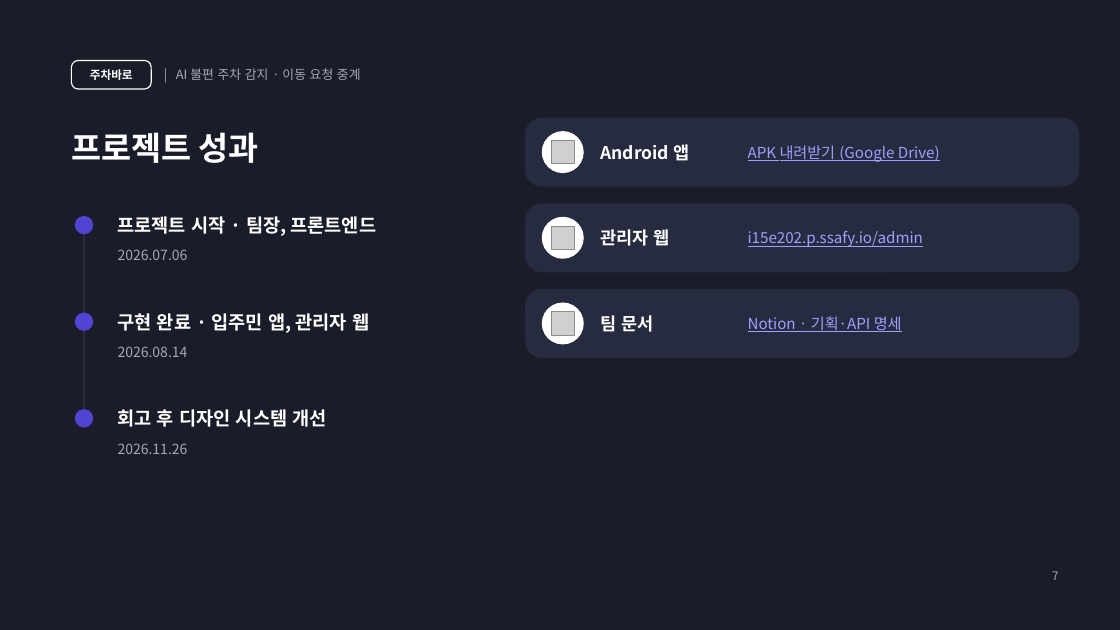
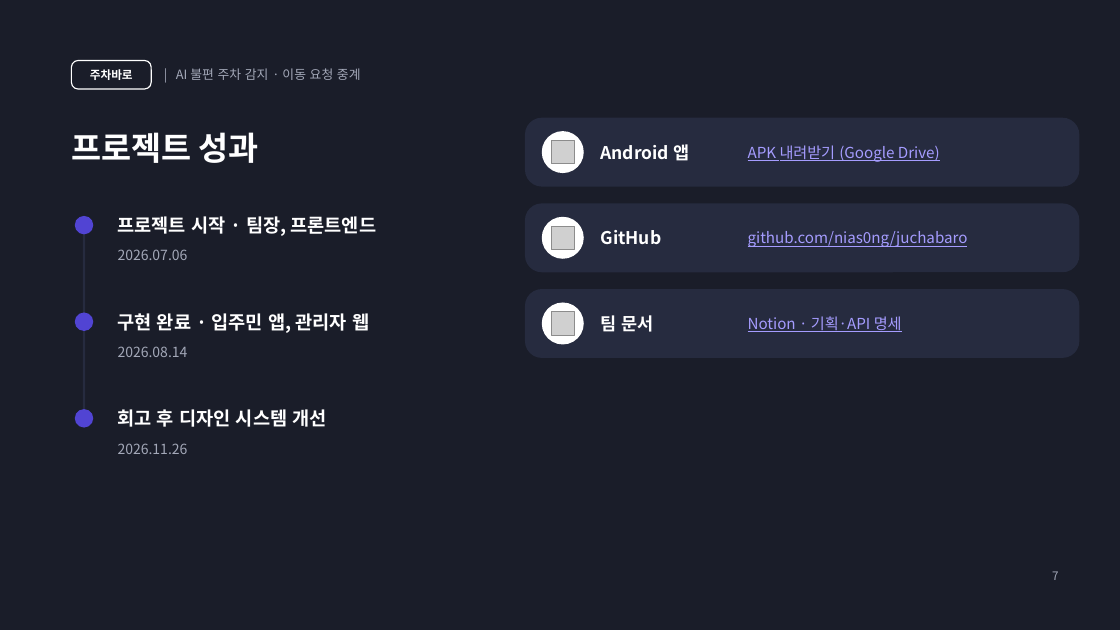
Before and after one commit to nias0ng/juchabaro, a slide deck: slide 7 of frontend/baro-app/docs/design-system/portfolio/deck/주차바로-포트폴리오.pptx. Drawn at 1120x630 pixels with LibreOffice and Linux fonts; fonts in the diff are those of the drawing; grey boxes stand for pictures. Boxes give left, top, right and bottom in pixels: in the first picture for what was removed or moved away, otherwise in the second. Text is boxed around its words. In the diff, an @@ line names an element or a change of style, - is before the commit and + after.

```diff
--- a/frontend/baro-app/docs/design-system/portfolio/deck/주차바로-포트폴리오.pptx
+++ b/frontend/baro-app/docs/design-system/portfolio/deck/주차바로-포트폴리오.pptx
@@ text at (601, 230, 662, 244): text changed @@
-관리자 웹
+GitHub
@@ text at (748, 231, 968, 247): text changed @@
-i15e202.p.ssafy.io/admin
+github.com/nias0ng/juchabaro
```
Also in this commit, not shown: 6 other slides changed, 1 other file.
